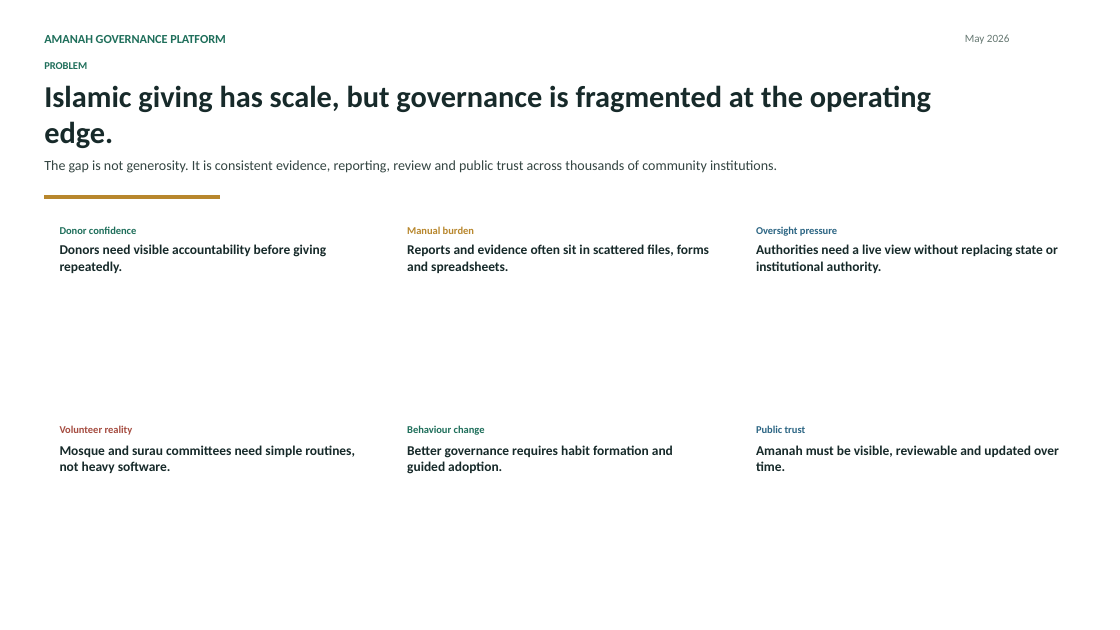
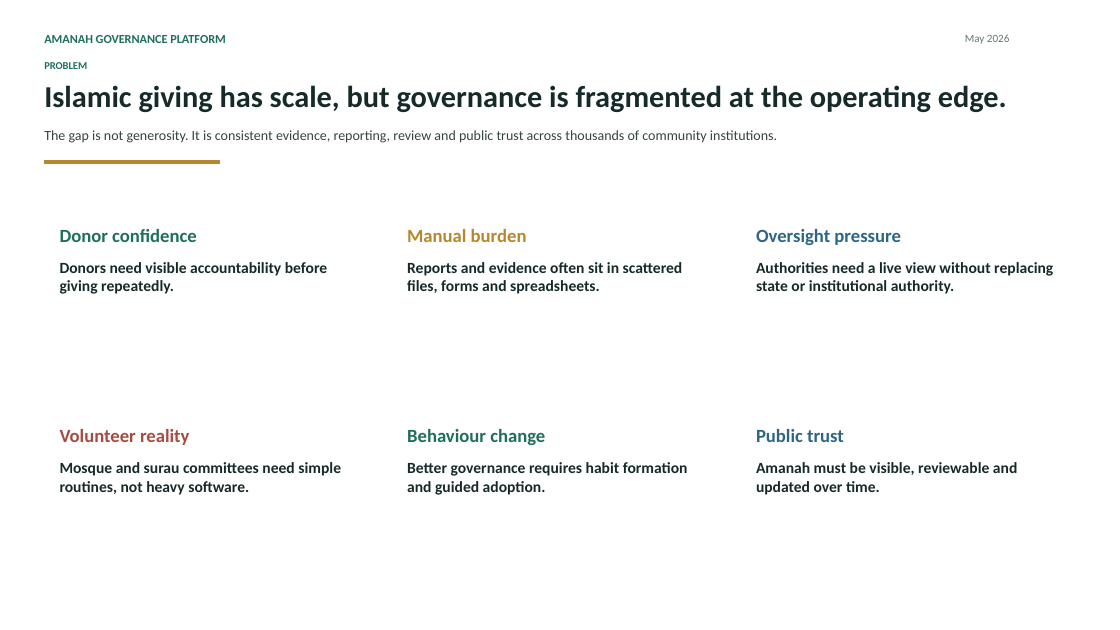
Before and after one commit to EffortEdutech/AmanahGP, a slide deck: slide 3 of docs/pitch/2026-05-08-0645pm-usm/AGP_USM_OrgBehaviour_Pitch_Deck_reformatted.pptx. Drawn at 1120x630 pixels with LibreOffice and Linux fonts; fonts in the diff are those of the drawing. Boxes give left, top, right and bottom in pixels: in the first picture for what was removed or moved away, otherwise in the second. Text is boxed around its words. In the diff, an @@ line names an element or a change of style, - is before the commit and + after.

```diff
--- a/docs/pitch/2026-05-08-0645pm-usm/AGP_USM_OrgBehaviour_Pitch_Deck_reformatted.pptx
+++ b/docs/pitch/2026-05-08-0645pm-usm/AGP_USM_OrgBehaviour_Pitch_Deck_reformatted.pptx
@@ text "Islamic giving has scale, but ..." rewrapped from (44,85,931,148) to (44,85,1007,112) @@
@@ text "The gap is not generosity. ...": place and size @@
-text "The gap is not generosity. ..." at (44,160,777,173)
+text "The gap is not generosity. ..." at (44,130,777,143)
@@ rectangle: place and size @@
-rectangle at (44,196,219,198)
+rectangle at (44,161,219,164)
@@ 6 texts: place and size @@
-6 texts at (60,244,1059,474)
+6 texts at (60,262,1053,495)
@@ size 17.2 to 20 pt in 6 elements at (407,462,688,495), (60,462,341,495), (756,462,1017,495), (60,262,327,294), (407,262,683,294), (756,262,1053,294) @@
@@ size 13.5 to 24 pt in 6 elements at (60,229,197,242), (407,229,527,242), (756,229,901,245), (60,429,189,445), (407,429,545,445), (756,429,844,442) @@
```
Also in this commit, not shown: 11 other slides changed, 18 other files.
